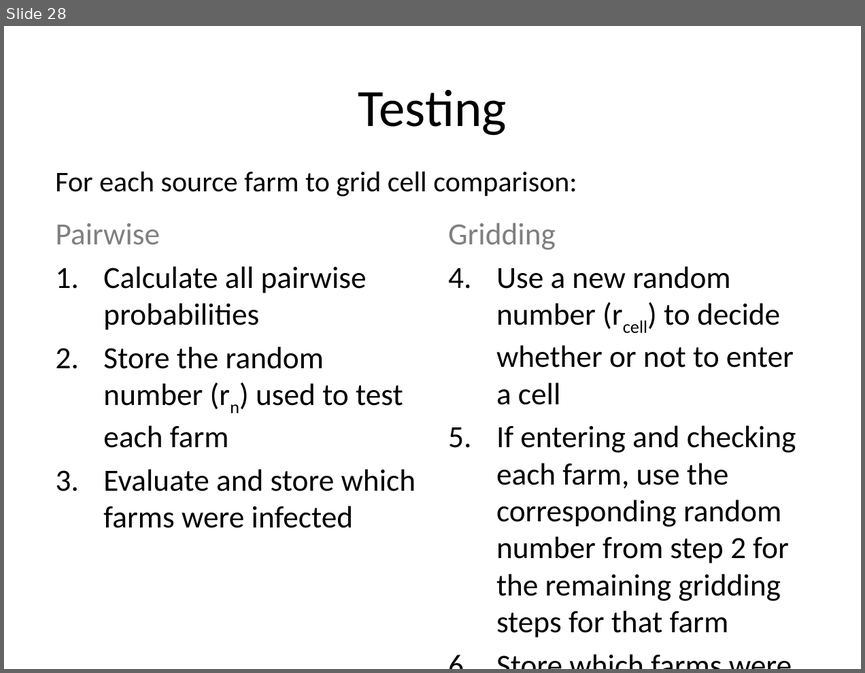
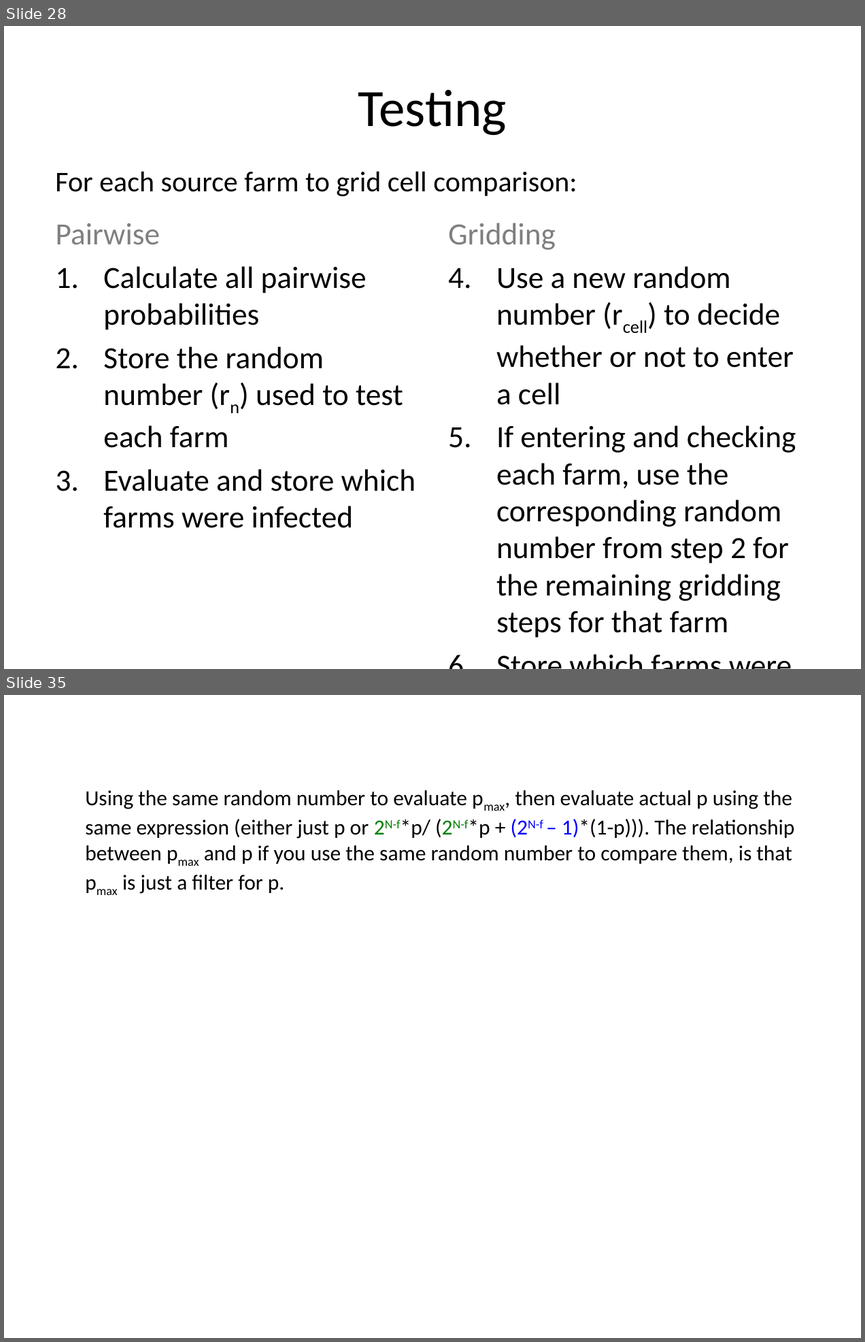
Before and after one commit to webblabb/usdosr, a slide deck: Schematics.pptx. Shown one above the other, each under a label of ours: slide 28 before the commit, slides 28 and 35 after it; the slides between them are not shown. The pictures are 865x673 and 865x1342 pixels, drawn with LibreOffice and Linux fonts; fonts in the diff are those of the drawing. Boxes give left, top, right and bottom in pixels: in the first picture for what was removed or moved away, otherwise in the second. Text is boxed around its words. In the diff, an @@ line names an element or a change of style, - is before the commit and + after.

Commit message:
Pairwise comparisons use filter method

```diff
--- a/Schematics.pptx
+++ b/Schematics.pptx
@@ slide 35 added at (4,695,861,1338), background #FFFFFF @@
@@ text added at (85,790,794,894), 18 pt, text #000000 @@
+Using the same random number to evaluate pmax, then evaluate actual p using the same expression (either just p or 2N-f*p/ (2N-f*p + (2N-f – 1)*(1-p))). The relationship between pmax and p if you use the same random number to compare them, is that pmax is just a filter for p.
```
Also in this commit, not shown: 2 slides changed, 7 other slides added, 9 other files.
